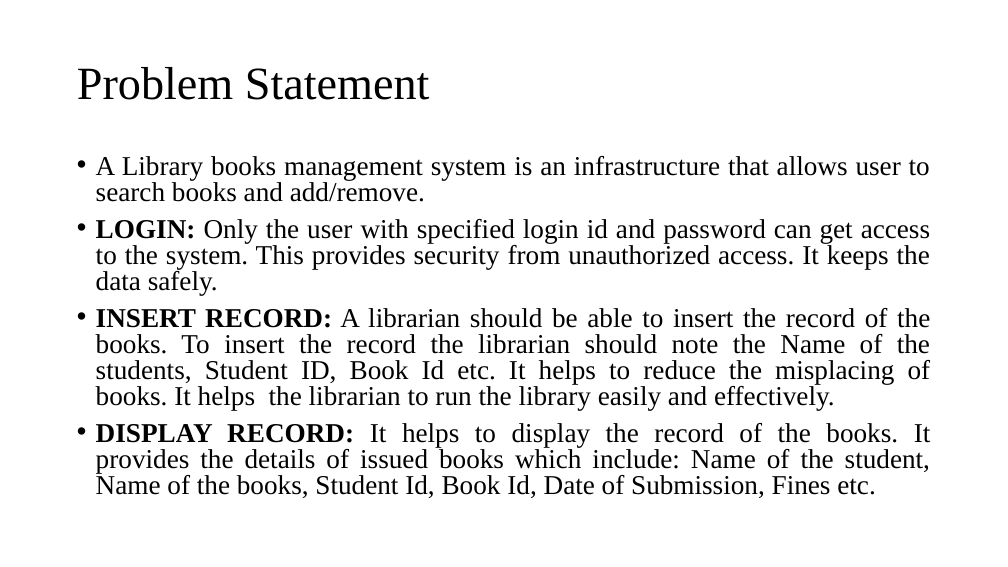
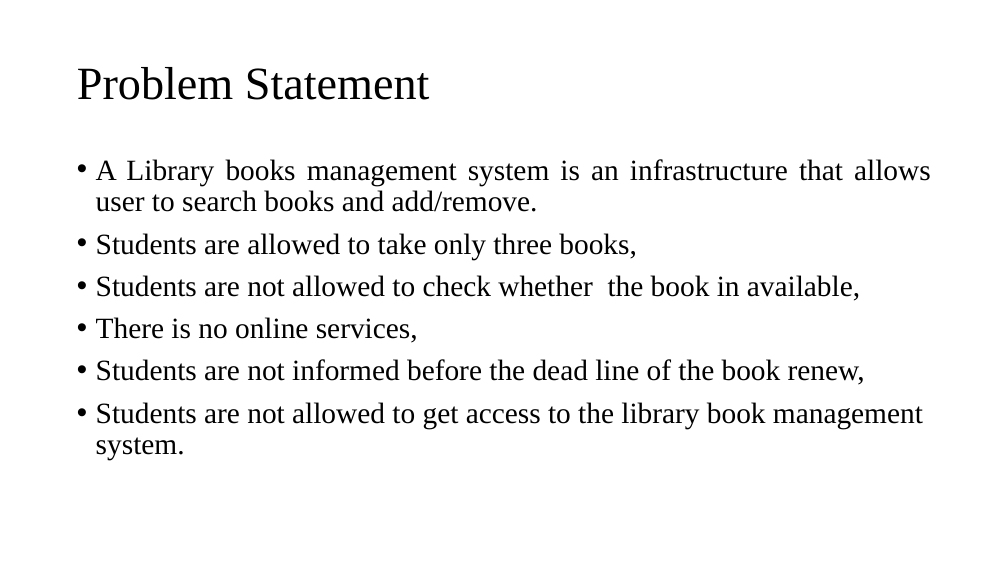
Before and after one commit to Andipstha/theFusion-Project-I, a slide deck: slide 2 of Documentation/LBMS_Presentation.pptx. Drawn at 1008x567 pixels with LibreOffice and Linux fonts; fonts in the diff are those of the drawing. Boxes give left, top, right and bottom in pixels: in the first picture for what was removed or moved away, otherwise in the second. Text is boxed around its words. In the diff, an @@ line names an element or a change of style, - is before the commit and + after.

```diff
--- a/Documentation/LBMS_Presentation.pptx
+++ b/Documentation/LBMS_Presentation.pptx
@@ text at (96,159,931,212): size 25.9 to 28 pt in "A Library books management system is an ..."; line spacing 0.8 to 0.9 @@
@@ text at (96,233,923,461): text changed; size 25.9 to 28 pt @@
-• LOGIN: Only the user with specified login id and password can get access to the system. This provides security from unauthorized access. It keeps the data safely.
-• INSERT RECORD: A librarian should be able to insert the record of the books. To insert the record the librarian should note the Name of the students, Student ID, Book Id etc. It helps to reduce the misplacing of books. It helps the librarian to run the library easily and effectively.
-• DISPLAY RECORD: It helps to display the record of the books. It provides the details of issued books which include: Name of the student, Name of the books, Student Id, Book Id, Date of Submission, Fines etc.
+• Students are allowed to take only three books,
+• Students are not allowed to check whether the book in available,
+• There is no online services,
+• Students are not informed before the dead line of the book renew,
+• Students are not allowed to get access to the library book management system.
```
Also in this commit, not shown: 2 other slides changed, 2 other files.
